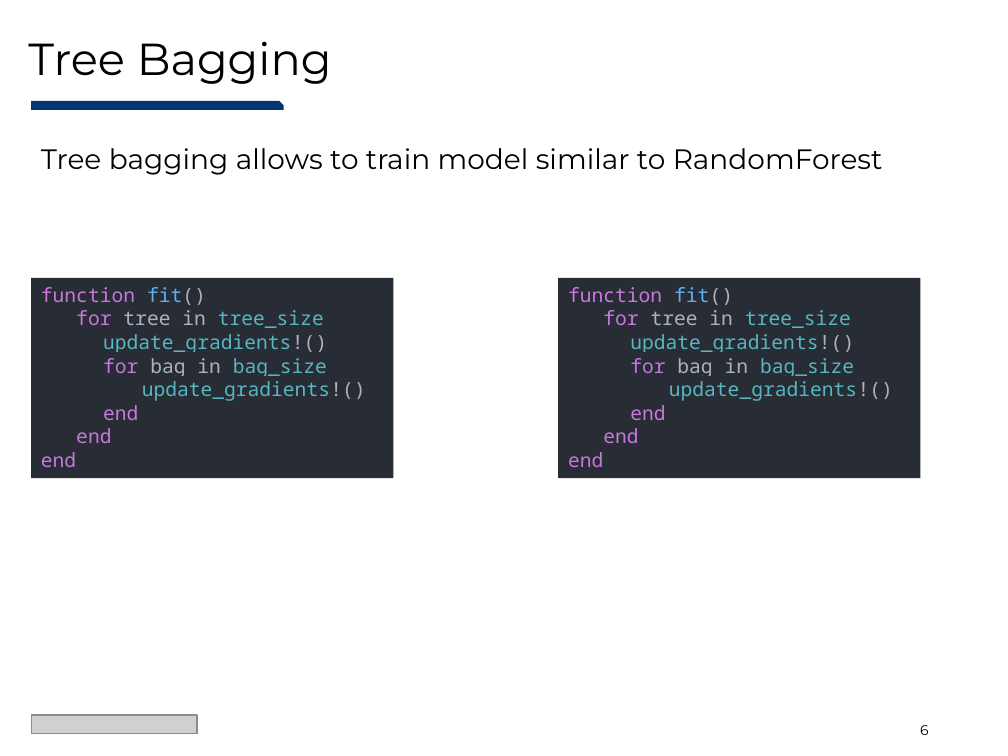
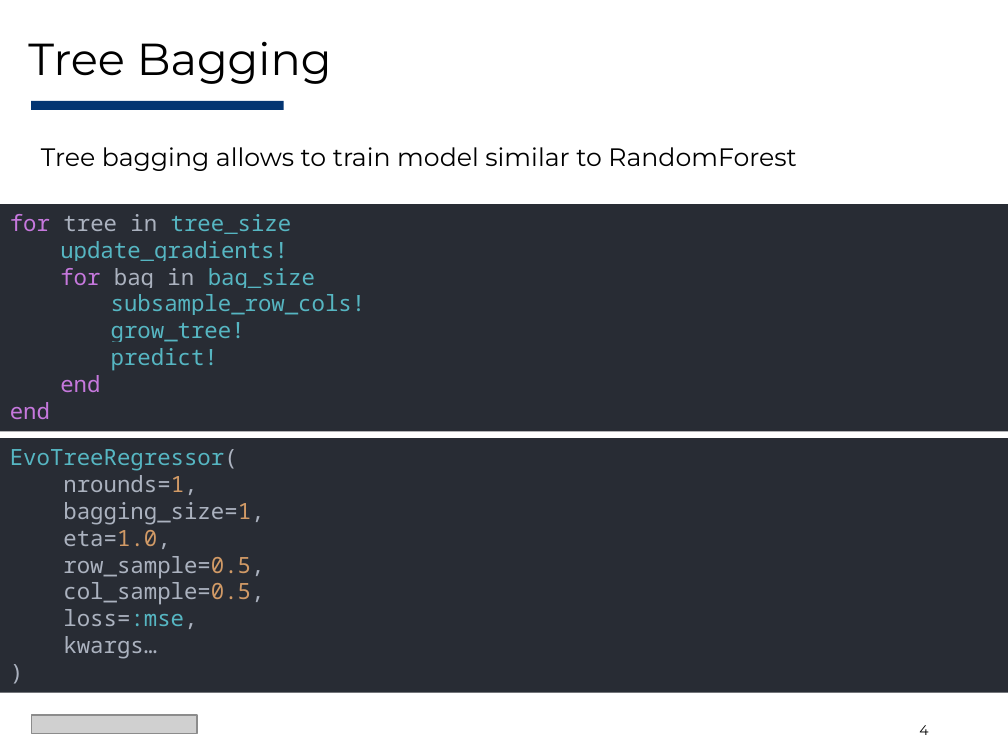
Before and after one commit to Evovest/EvoTrees.jl, a slide deck: slide 4 of docs/juliacon/EvoTrees-JuliaCon2025.pptx (slide 6 before the commit). Drawn at 1008x756 pixels with LibreOffice and Linux fonts; fonts in the diff are those of the drawing; grey boxes stand for pictures. Boxes give left, top, right and bottom in pixels: in the first picture for what was removed or moved away, otherwise in the second. Text is boxed around its words. In the diff, an @@ line names an element or a change of style, - is before the commit and + after.

```diff
--- a/docs/juliacon/EvoTrees-JuliaCon2025.pptx
+++ b/docs/juliacon/EvoTrees-JuliaCon2025.pptx
@@ rectangle at [31, 101, 284, 110]: snip rect to rectangle @@
@@ text "Tree bagging allows to train ..." at [41, 147, 796, 171]: size 20 to 18 pt @@
@@ rectangle "for tree in tree_size": place and size @@
-rectangle "for tree in tree_size" at [31, 278, 393, 479]
+rectangle "for tree in tree_size" at [0, 204, 1008, 431]
@@ text in rectangle at [10, 214, 315, 419]: size 14 to 16 pt in "for tree in tree_size", "for bag in bag_size", "end", "end" @@
@@ text in rectangle at [60, 241, 288, 261]: text changed; size 14 to 16 pt @@
-update_gradients!()
+update_gradients!
@@ text in rectangle at [41, 287, 206, 305]: paragraph removed @@
-function fit()
@@ text in rectangle at [111, 294, 366, 371]: text changed; size 14 to 16 pt @@
-update_gradients!()
+subsample_row_cols!
+grow_tree!
+predict!
@@ rectangle removed at [558, 278, 920, 479] @@
-function fit()
-for tree in tree_size
-update_gradients!()
-for bag in bag_size
-update_gradients!()
-end
-end
-end
@@ rectangle added at [0, 438, 1008, 692], fill #282C34, 16 pt, text #ABB2BF @@
+EvoTreeRegressor(
+nrounds=1,
+bagging_size=1,
+eta=1.0,
+row_sample=0.5,
+col_sample=0.5,
+loss=:mse,
+kwargs…
+)
@@ text in rectangle at [41, 452, 76, 467]: paragraph removed @@
-end
@@ page number at [919, 725, 928, 735]: text changed @@
-6
+4
```
Also in this commit, not shown: 7 other slides changed, 3 slides added, 3 slides removed, 12 other files.
